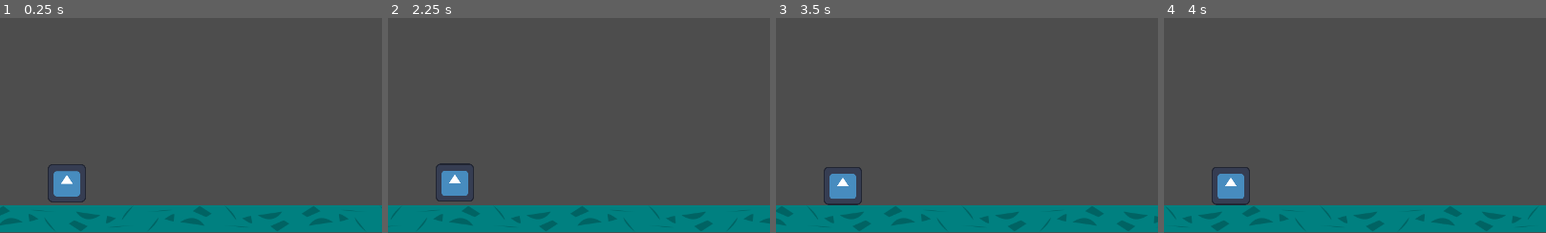
Above: before the commit, frames 1-4 (left to right).
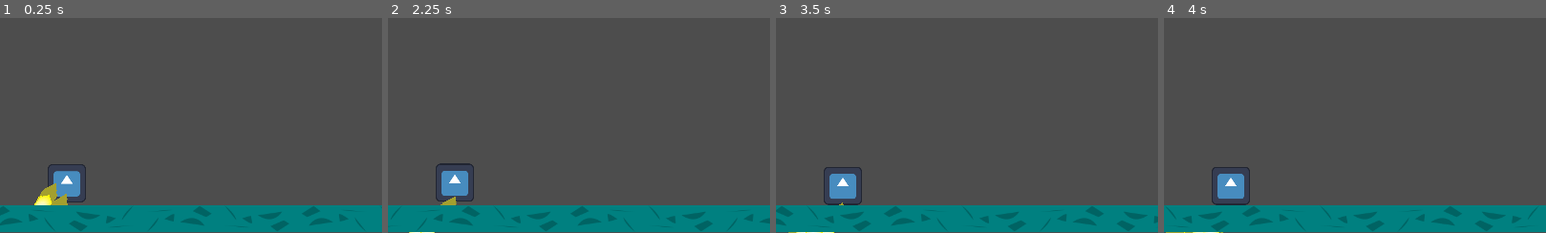
Above: after the commit, the same moments.

Repository: spireneko/Jetpack-Joyride
Game: Godot game, scene res://src/scenes/world.tscn
The game is run twice, just before and just after one commit, with the same random seed, the same clock (stepped at 60 frames per second) and the same inputs. The engine's default icon, where the game draws it, is replaced by a stand-in: a white triangle on a blue panel in a dark square.
Inputs:
- Up to frame 1 (0.25 s): no input
- Up to frame 2 (2.25 s): tap Enter at 0.5 s; tap W (turn_on_jetpack) at 0.6, 1.35, 2.1 s
- Up to frame 3 (3.5 s): tap W (turn_on_jetpack) at 2.85 s
- Up to frame 4 (4 s): tap W (turn_on_jetpack) at 3.6 s
The pictures show only the part of the screen within x 0-50%, y 50-100%; the shares and areas given below are measured in that part.

The runs differ from the first frame. In frame 1, 0.5% of the frame differs, in the area x 9-18%, y 76-88%; in frame 2, 0.1%; in frame 3, less than 0.1%; in frame 4, less than 0.1%.

Commit message:
Работаем над партиклами

Diff:
--- a/src/scenes/player.tscn
+++ b/src/scenes/player.tscn
@@ -1,10 +1,21 @@
-[gd_scene load_steps=4 format=3 uid="uid://copggfvwo7diy"]
+[gd_scene load_steps=6 format=3 uid="uid://copggfvwo7diy"]
 
 [ext_resource type="Texture2D" uid="uid://beskghqgtqk50" path="res://icon.svg" id="1_00ago"]
 [ext_resource type="Script" path="res://src/scenes/player.gd" id="1_lnpj0"]
+[ext_resource type="Texture2D" uid="uid://buib8iq64ahut" path="res://assets/Jetpack Shot.png" id="3_67hry"]
 
 [sub_resource type="RectangleShape2D" id="RectangleShape2D_t2er6"]
 size = Vector2(128, 128)
+
+[sub_resource type="ParticleProcessMaterial" id="ParticleProcessMaterial_iku00"]
+particle_flag_disable_z = true
+angle_min = -30.0
+angle_max = -30.0
+direction = Vector3(-0.75, 1, 0)
+spread = 30.0
+initial_velocity_min = 100.0
+initial_velocity_max = 100.0
+gravity = Vector3(0, 0, 0)
 
 [node name="Player" type="CharacterBody2D"]
 position = Vector2(1, 0)
@@ -16,5 +27,14 @@
 texture = ExtResource("1_00ago")
 
 [node name="CollisionShape2D" type="CollisionShape2D" parent="."]
+visible = false
 scale = Vector2(0.5, 0.5)
 shape = SubResource("RectangleShape2D_t2er6")
+
+[node name="GPUParticles2D" type="GPUParticles2D" parent="."]
+texture_filter = 1
+position = Vector2(-16, 44)
+amount = 15
+process_material = SubResource("ParticleProcessMaterial_iku00")
+texture = ExtResource("3_67hry")
+lifetime = 3.0
Binary file added: assets/Jetpack Shot.png
Not shown, added: assets/Jetpack Shot.png.import
Not shown, changed: .gitignore
Not shown, added: assets/source/Jetpack Shot.kra
